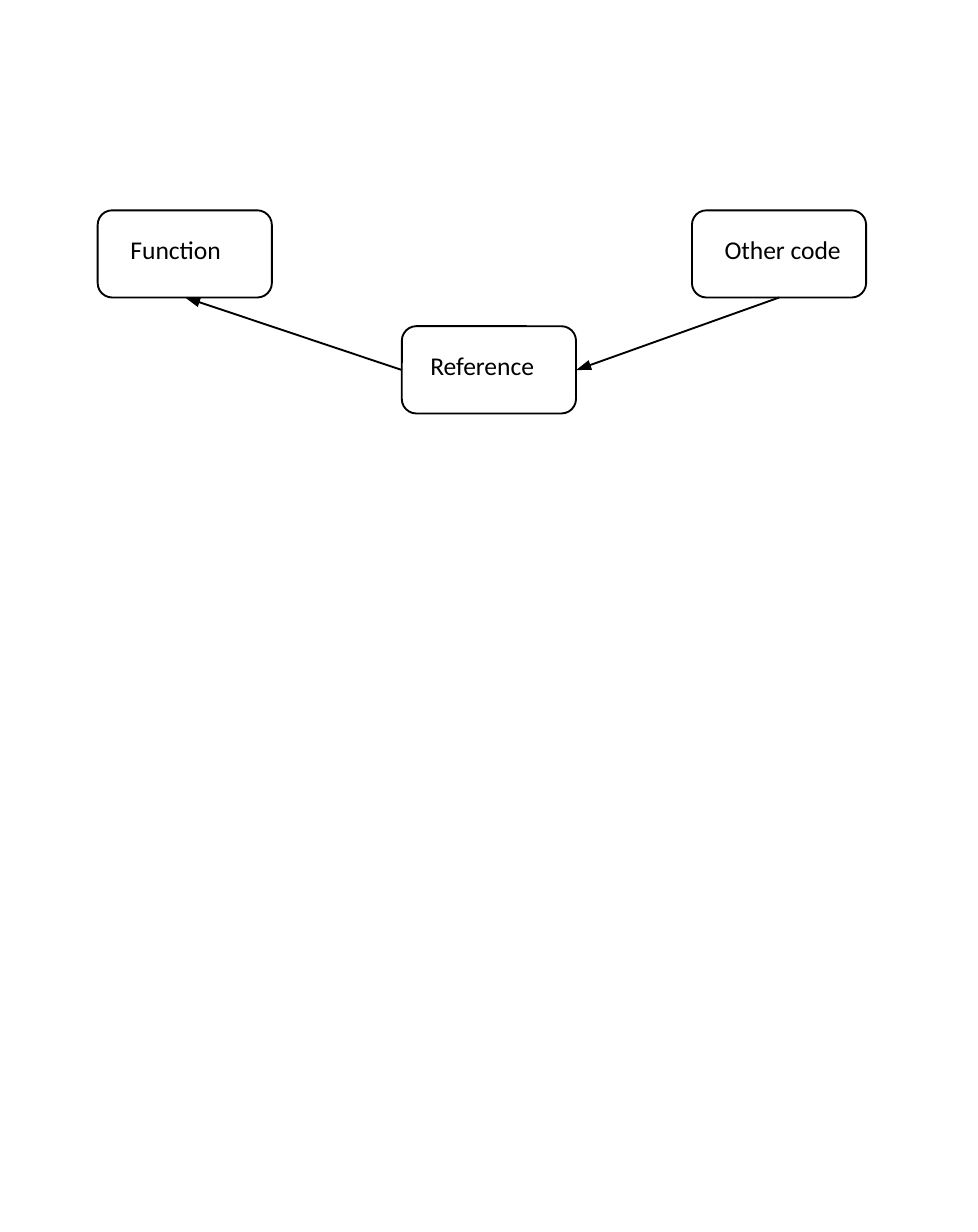
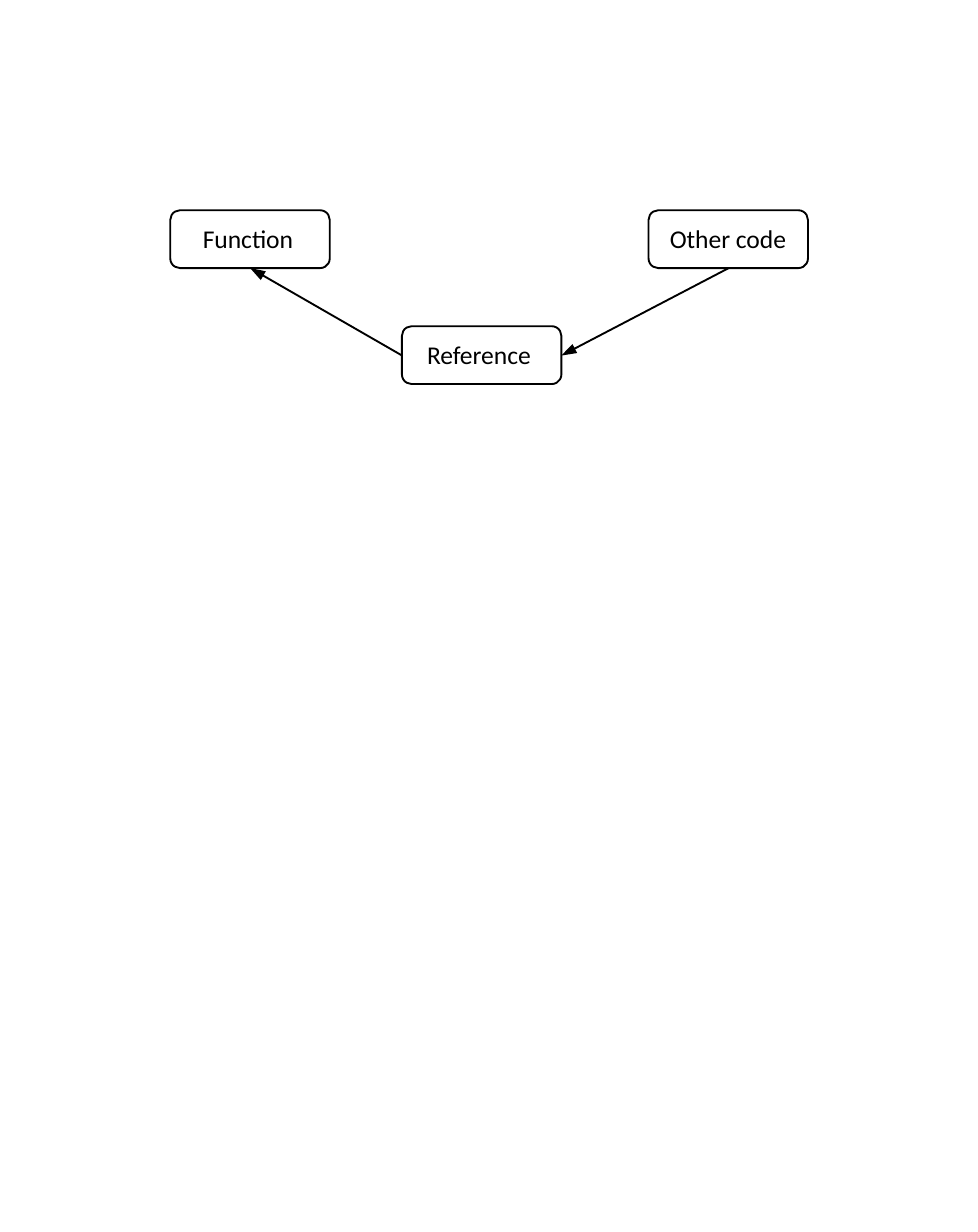
Before and after one commit to nikolaiweselinow/design-patterns-book, a slide deck: slide 1 of resources/Chapter-24-Observer/ch24-fig05-callback.ppt. Drawn at 978x1232 pixels with LibreOffice and Linux fonts; fonts in the diff are those of the drawing. Boxes give left, top, right and bottom in pixels: in the first picture for what was removed or moved away, otherwise in the second. Text is boxed around its words. In the diff, an @@ line names an element or a change of style, - is before the commit and + after.

```diff
--- a/resources/Chapter-24-Observer/ch24-fig05-callback.ppt
+++ b/resources/Chapter-24-Observer/ch24-fig05-callback.ppt
@@ rounded rectangle: place and size @@
-rounded rectangle at (98,210,273,297)
+rounded rectangle at (171,210,332,267)
@@ text "Function": place and size @@
-text "Function" at (130,241,220,260)
+text "Function" at (203,230,293,248)
@@ rounded rectangle: place and size @@
-rounded rectangle at (693,210,867,297)
+rounded rectangle at (648,210,809,267)
@@ text "Other code": place and size @@
-text "Other code" at (725,241,841,259)
+text "Other code" at (670,230,786,248)
@@ arrow moved from (402, 370) - (186, 298) to (402, 355) - (250, 269) @@
@@ arrow moved from (779, 298) - (576, 370) to (729, 269) - (562, 355) @@
@@ rounded rectangle: place and size @@
-rounded rectangle at (402,326,576,413)
+rounded rectangle at (402,326,562,383)
@@ text "Reference": place and size @@
-text "Reference" at (430,357,534,375)
+text "Reference" at (427,346,531,364)
```
Also in this commit, not shown: 3 other files.
